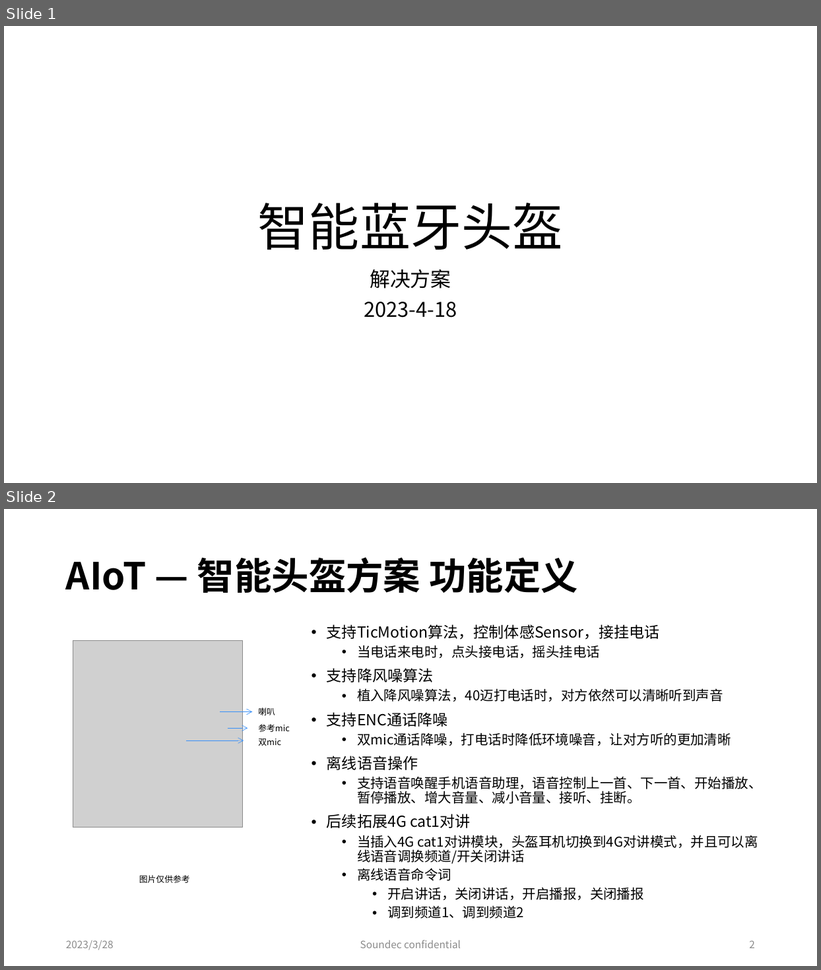
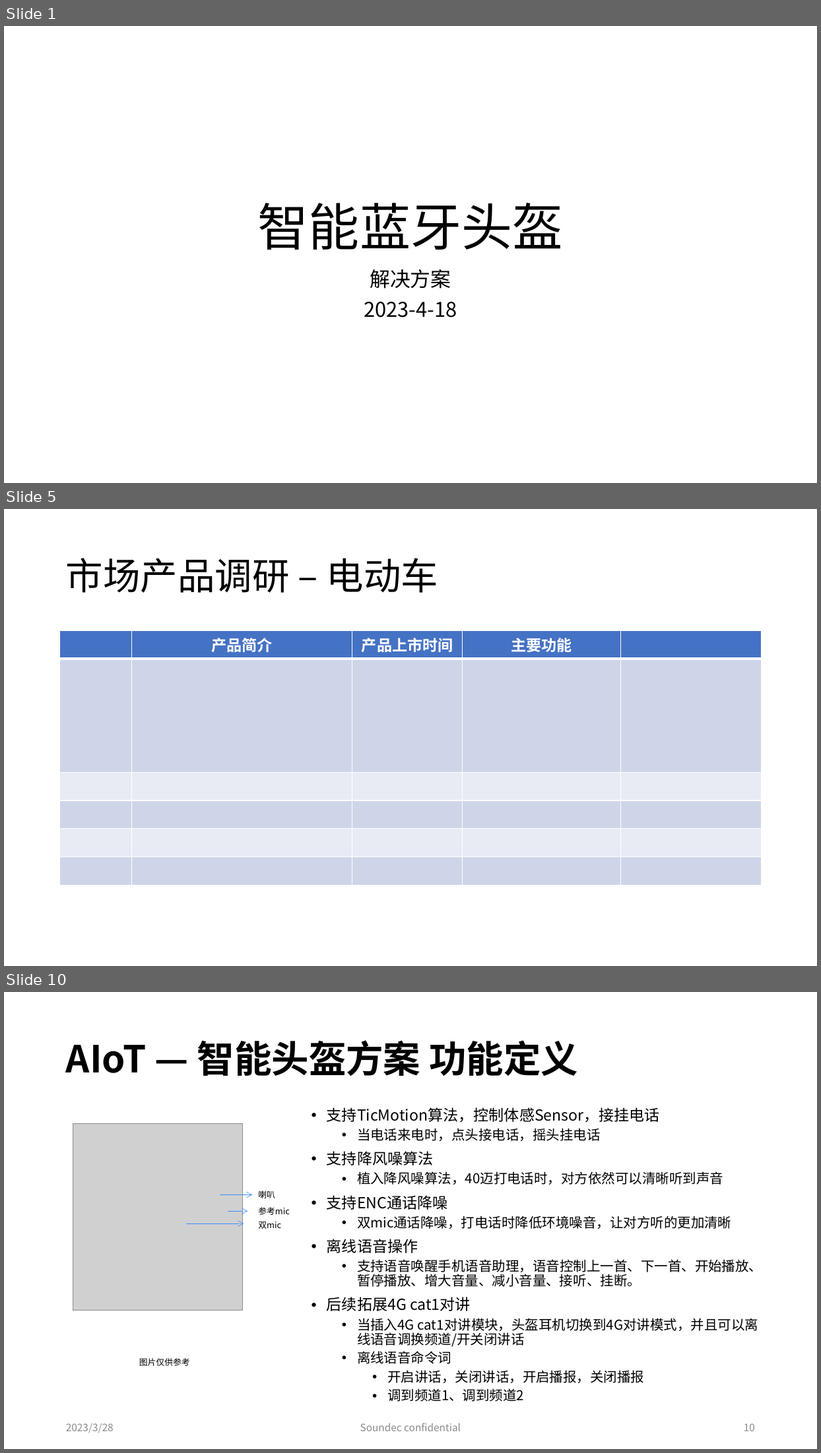
Before and after one commit to rosabai666/soundec, a slide deck: 2023/02产品/SNC8x/02)Soundec产品线/00)AIoT/04)落地方案/02)骑行头盔/智能头盔解决方案.pptx. Shown one above the other, each under a label of ours: slides 1 and 2 before the commit, slides 1, 5 and 10 after it; the slides between them are not shown. The pictures are 821x970 and 821x1453 pixels, drawn with LibreOffice and Linux fonts; fonts in the diff are those of the drawing; grey boxes stand for pictures. Boxes give left, top, right and bottom in pixels: in the first picture for what was removed or moved away, otherwise in the second. Text is boxed around its words. In the diff, an @@ line names an element or a change of style, - is before the commit and + after.

```diff
--- a/2023/02产品/SNC8x/02)Soundec产品线/00)AIoT/04)落地方案/02)骑行头盔/智能头盔解决方案.pptx
+++ b/2023/02产品/SNC8x/02)Soundec产品线/00)AIoT/04)落地方案/02)骑行头盔/智能头盔解决方案.pptx
@@ slide 5 added at [4, 509, 817, 966], background #FFFFFF @@
@@ title added at [66, 558, 438, 593], 44 pt, text #000000 @@
+市场产品调研 – 电动车
@@ table added at [60, 631, 762, 868], 6 rows, 5 columns @@
+ | 产品简介 | 产品上市时间 | 主要功能 | 
+ |  |  |  | 
+ |  |  |  | 
+ |  |  |  | 
+ |  |  |  | 
+ |  |  |  | 
@@ what was slide 2 is now slide 10 @@
@@ page number at [744, 1424, 755, 1432]: text changed @@
-2
+10
```
Also in this commit, not shown: 8 other slides added, 4 other files.
